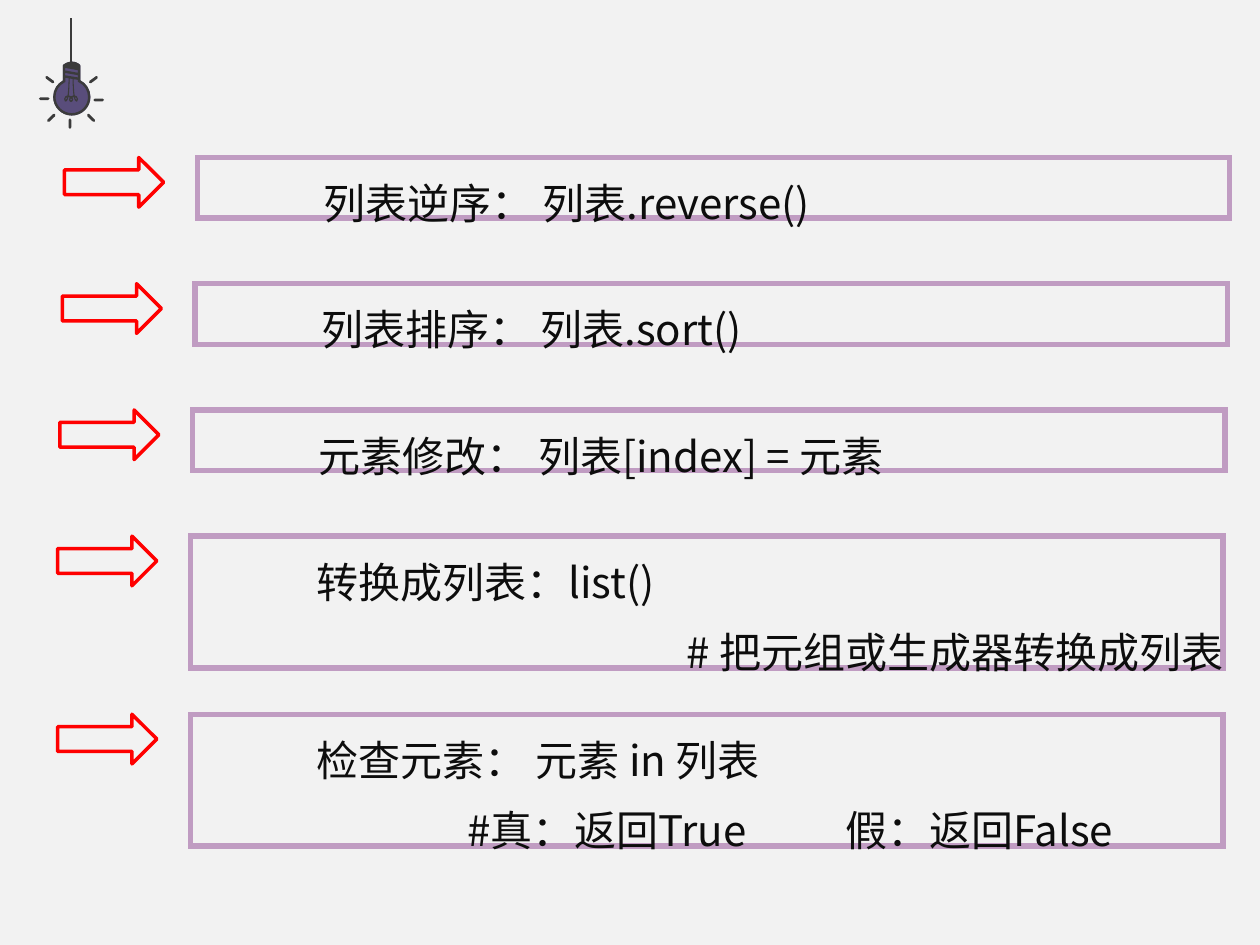
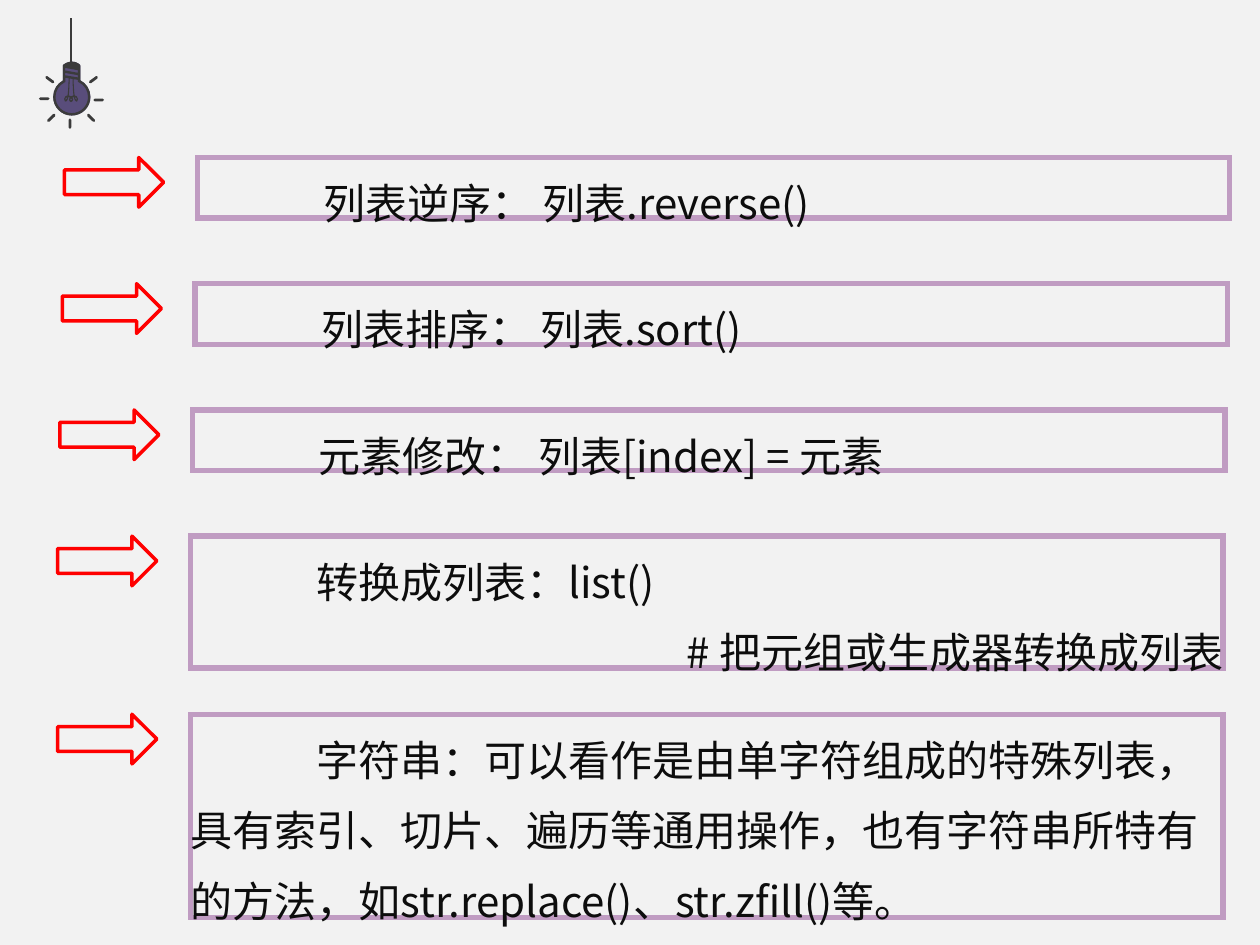
Before and after one commit to hongm32/2020design, a slide deck: slide 22 of 【第15-16课】数据与结构/【第15课】列表及其综合应用.pptx. Drawn at 1260x945 pixels with LibreOffice and Linux fonts; fonts in the diff are those of the drawing. Boxes give left, top, right and bottom in pixels: in the first picture for what was removed or moved away, otherwise in the second. Text is boxed around its words. In the diff, an @@ line names an element or a change of style, - is before the commit and + after.

```diff
--- a/【第15-16课】数据与结构/【第15课】列表及其综合应用.pptx
+++ b/【第15-16课】数据与结构/【第15课】列表及其综合应用.pptx
@@ rectangle "字符串：可以看作是由单字符组成的特殊列表，": place and size @@
-rectangle "字符串：可以看作是由单字符组成的特殊列表，" at [190, 714, 1222, 847]
+rectangle "字符串：可以看作是由单字符组成的特殊列表，" at [190, 714, 1222, 917]
@@ text in rectangle at [190, 740, 1198, 927]: text changed @@
-检查元素： 元素 in 列表
-#真：返回True 假：返回False
+字符串：可以看作是由单字符组成的特殊列表，
+具有索引、切片、遍历等通用操作，也有字符串所特有的方法，如str.replace()、str.zfill()等。
```
Also in this commit, not shown: 3 other files.
